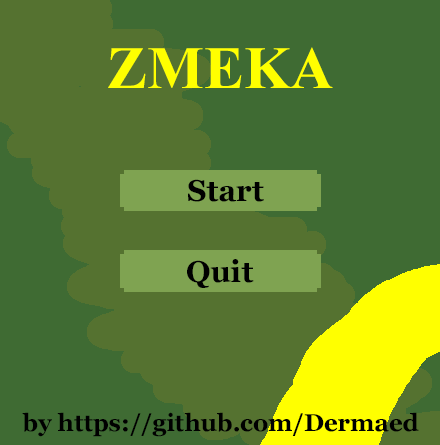
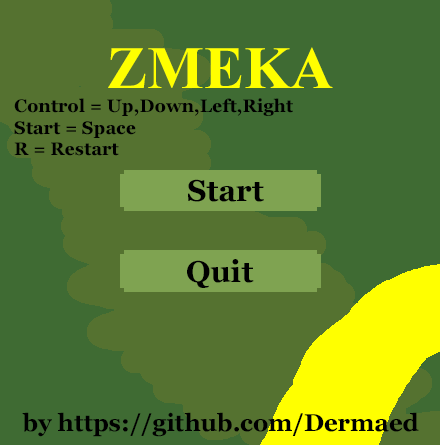
Comparing the layer stacks of the two 440px x 445px images. Changes:
added layer "Control = Up,Down,Left,Right Start = Space R = Restart" above "Фон" over [14, 98, 293, 156]
